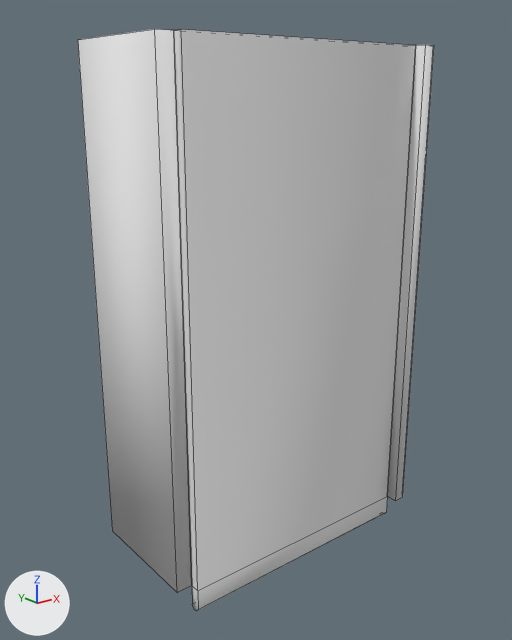
Before and after pictures for a commit that changed the OBJ model Assets/Assets/models/lenta.obj.
Both versions are drawn from a 50 mm camera at (-2.35, -3.27, 0.71) aimed at (-0.04, -0.38, -0.44). The lights are fixed; the arrows at lower left show +X, +Y and +Z. Mesh edges are drawn as thin lines. Where no turn or scale is listed for an object, it has been applied to the vertices.

The scene before the commit, as lines of its bpy script (objects in view):
```python
mat_wire_028089177 = principled_material('wire_028089177')
mat_wire_028089177.base_color = (0.8, 0.8, 0.8)  # white #e7e7e7
mat_wire_028089177.roughness = 1.0
me_box006 = bpy.data.meshes.new('Box006')
me_box006.from_pydata(...)  # 25 vertices, 20 faces; spans x -0.79..0.8, y -0.8..0.0, z -1.65..0.97
me_box006.materials.append(mat_wire_028089177)  # white #e7e7e7
me_object001 = bpy.data.meshes.new('Object001')
me_object001.from_pydata(...)  # 15 vertices, 9 faces; spans x -0.71..0.72, y -0.74..-0.69, z -1.78..0.97
me_object001.materials.append(mat_wire_028089177)  # white #e7e7e7
# before: 0 (-0.71, -0.74, -1.65) at pixel (197, 590), 4 (-0.71, -0.7, -1.78) at pixel (194, 609), 7 (-0.71, -0.72, -1.78) at pixel (196, 610), 9 (-0.71, -0.69, -1.65) at pixel (191, 585), 12 (-0.71, -0.69, -1.76) at pixel (192, 604)
# before: 14 (-0.71, -0.74, -1.76) at pixel (198, 609)
ob_box006 = bpy.data.objects.new('Box006', me_box006)
ob_box006.location = (0.0, 0.0, 0.0)
ob_object001 = bpy.data.objects.new('Object001', me_object001)
ob_object001.location = (0.0, 0.0, 0.0)
```
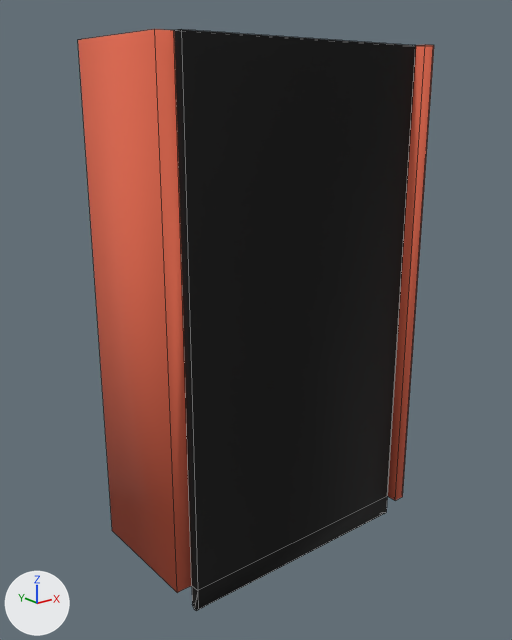
The newer file is also rescaled (x0.1), turned or shifted as a whole; pictures and numbers use the older file's frame.

The change, as JSON lines over the scene's bpy script:
```json
{"op": "add", "block": "img_atlas_png", "code": ["img_atlas_png = load_image('Atlas.png', '../textures/Atlas.png', 256, 256, 'sRGB')"]}
{"op": "remove", "block": "mat_wire_028089177", "code": "mat_wire_028089177.base_color = (0.8, 0.8, 0.8)  # white #e7e7e7"}
{"op": "add", "block": "mat_wire_028089177", "code": "mat_wire_028089177.texture = img_atlas_png"}
{"op": "set", "path": "mat_wire_028089177.roughness", "old": "1.0", "new": "0.9"}
{"block": "me_box006", "where": "# used by ob_box006; location = (0.0, 0.0, 0.0)"}
{"op": "remove", "block": "me_box006", "code": "me_box006.from_pydata(...)  # 25 vertices, 20 faces; spans x -0.79..0.8, y -0.8..0.0, z -1.65..0.97"}
{"op": "add", "block": "me_box006", "code": "me_box006.from_pydata(...)  # 25 vertices, 22 faces; spans x -0.79..0.8, y -0.8..0.0, z -1.65..0.97"}
{"block": "me_box006", "change": "me_box006 part 1: 18 kept faces spanning x -0.79..0.8, y -0.8..0.0, z -1.65..0.97 get new texture (UV) coordinates"}
{"block": "me_object001", "where": "# used by ob_object001; location = (0.0, 0.0, 0.0)"}
{"block": "me_object001", "where": "# verts and faces of me_object001; kept vertices keep their numbers, new ones are numbered from 15"}
{"op": "remove", "block": "me_object001", "code": "me_object001.from_pydata(...)  # 15 vertices, 9 faces; spans x -0.71..0.72, y -0.74..-0.69, z -1.78..0.97"}
{"op": "add", "block": "me_object001", "code": "me_object001.from_pydata(...)  # 15 vertices, 12 faces; spans x -0.71..0.72, y -0.74..-0.69, z -1.78..0.97"}
{"block": "me_object001", "change": "me_object001 part 2"}
{"op": "add", "block": "me_object001", "code": "delete_faces([(0, 9, 12, 4, 7, 14)])"}
{"op": "add", "block": "me_object001", "code": "faces += [(0, 9, 12, 4), (0, 4, 7, 14)]"}
{"block": "me_object001", "change": "me_object001 part 3: 7 kept faces spanning x -0.71..0.72, y -0.74..-0.69, z -1.78..0.97 get new texture (UV) coordinates"}
```

What differs and where, as boxes (x1, y1, x2, y2) in the pictures (512 x 640 px):
```json
{"object": "Object001", "change": "surface changed, reshaped", "before": [174, 29, 416, 611], "after": [174, 29, 416, 611], "on screen": "grey to black"}
{"object": "Box006", "change": "surface changed, reshaped", "before": [78, 29, 434, 593], "after": [78, 29, 434, 593], "on screen": "grey to red"}
{"part": 2, "of": "me_object001", "change": "built on", "before": [192, 586, 198, 611], "after": [192, 586, 198, 611]}
{"part": 3, "of": "me_object001", "change": "surface changed", "before": [174, 29, 416, 610], "after": [174, 29, 416, 610], "on screen": "grey to black"}
```
